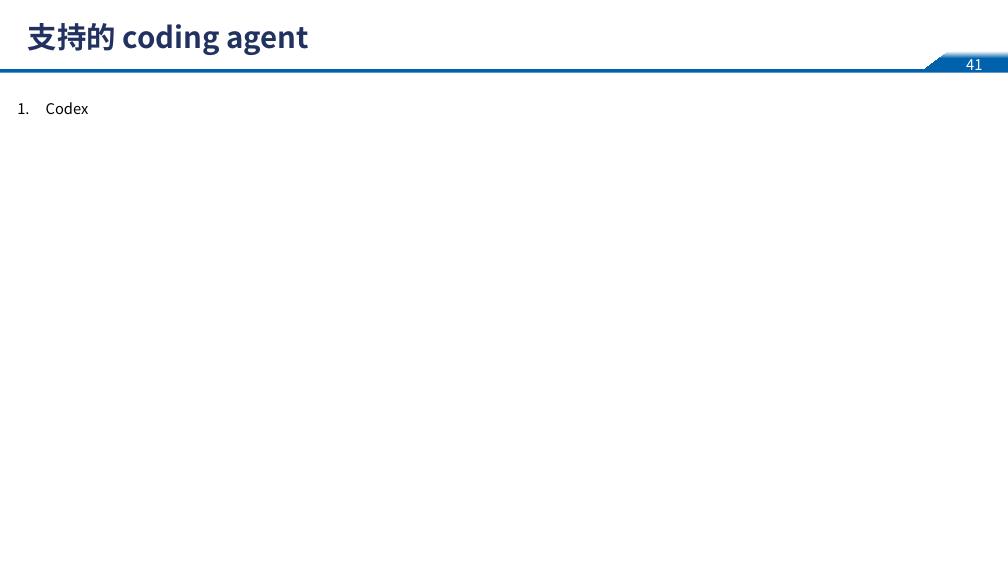
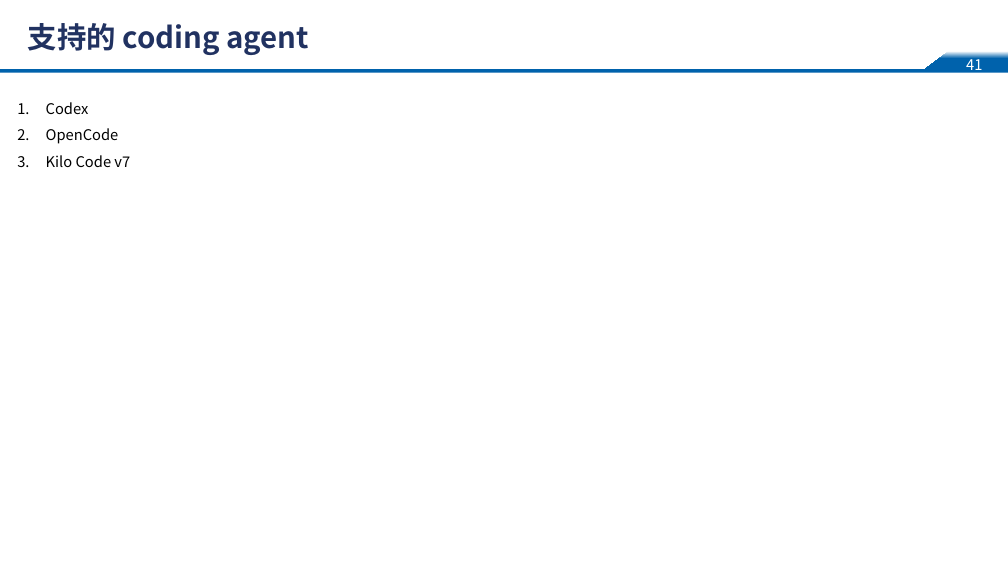
Before and after one commit to glm1024/git-ai, a slide deck: slide 42 of git-ai-ppt/git-ai-research-record.pptx. Drawn at 1008x567 pixels with LibreOffice and Linux fonts; fonts in the diff are those of the drawing; background and template pictures are left out. Boxes give left, top, right and bottom in pixels: in the first picture for what was removed or moved away, otherwise in the second. Text is boxed around its words. In the diff, an @@ line names an element or a change of style, - is before the commit and + after.

```diff
--- a/git-ai-ppt/git-ai-research-record.pptx
+++ b/git-ai-ppt/git-ai-research-record.pptx
@@ text at (x1=46, y1=128, x2=130, y2=167): paragraphs added @@
+2. OpenCode
+3. Kilo Code v7
```
Also in this commit, not shown: 8 other files.
